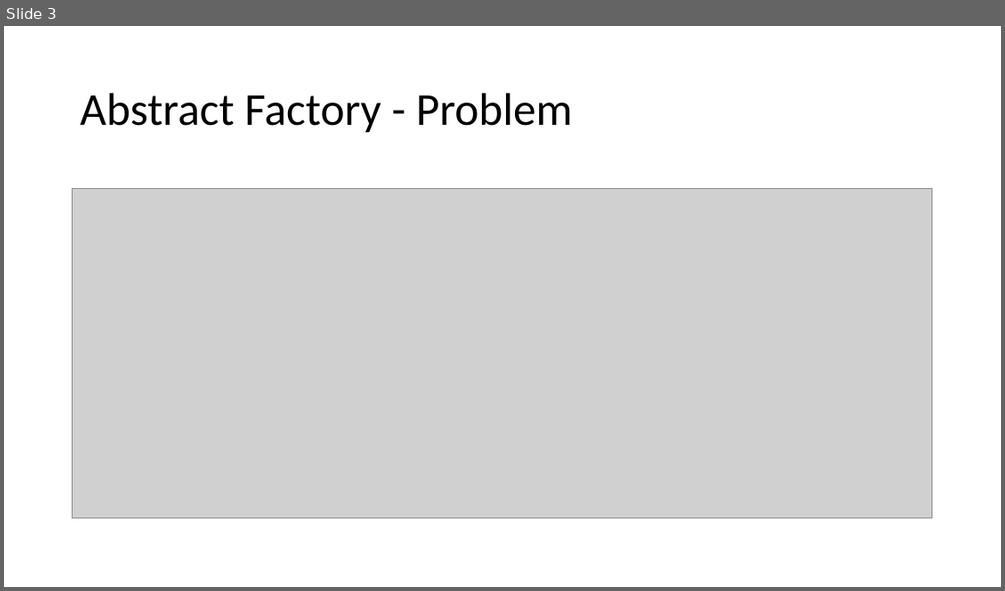
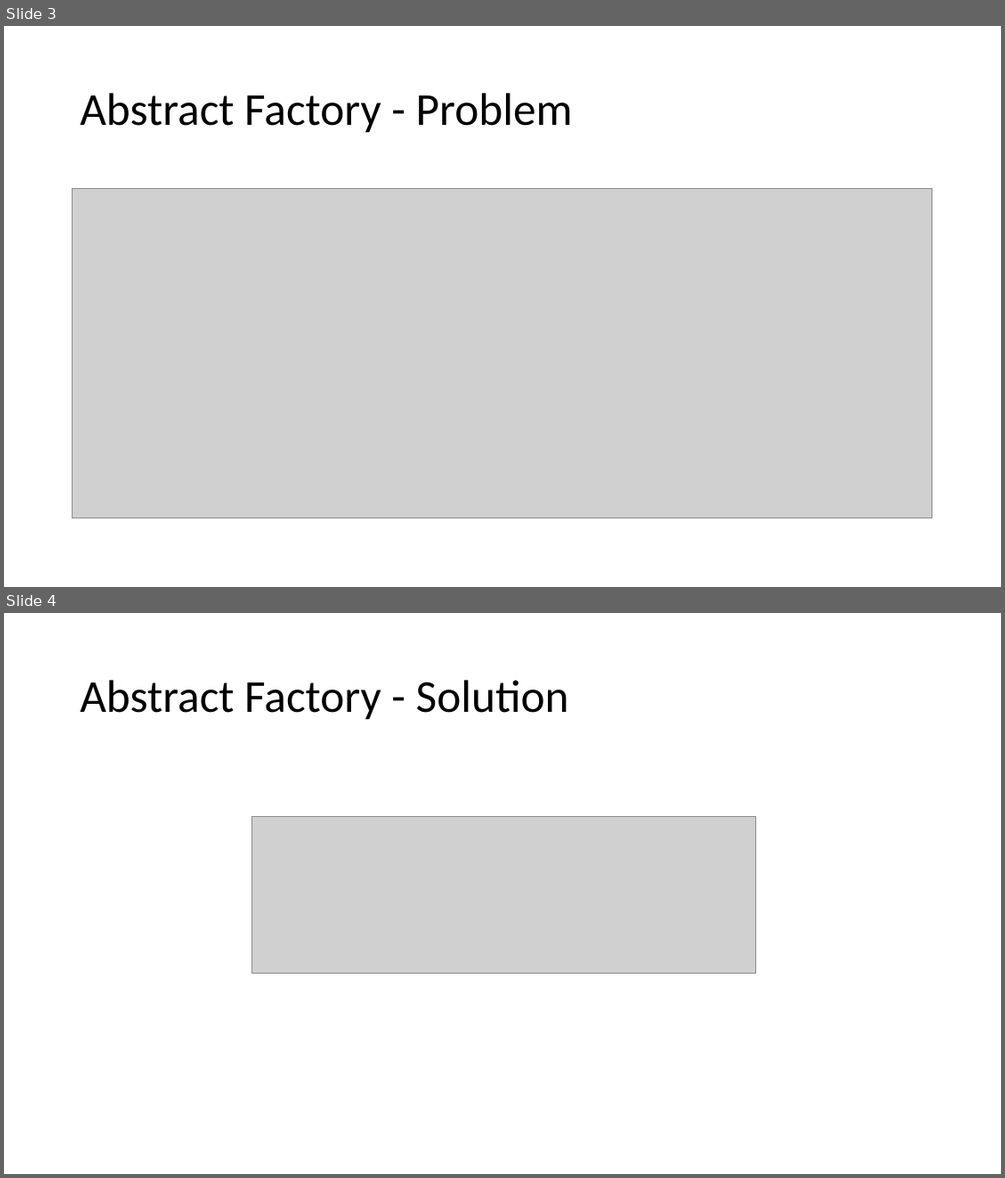
Before and after one commit to lzbair/OO-Paradigm, a slide deck: design-patterns/introduction.pptx. Shown one above the other, each under a label of ours: slide 3 before the commit, slides 3 and 4 after it. The pictures are 1005x591 and 1005x1178 pixels, drawn with LibreOffice and Linux fonts; fonts in the diff are those of the drawing; grey boxes stand for pictures. Boxes give left, top, right and bottom in pixels: in the first picture for what was removed or moved away, otherwise in the second. Text is boxed around its words. In the diff, an @@ line names an element or a change of style, - is before the commit and + after.

Commit message:
Factory Method

```diff
--- a/design-patterns/introduction.pptx
+++ b/design-patterns/introduction.pptx
@@ slide 4 added at (4, 613, 1001, 1174), background #FFFFFF @@
@@ text added at (80, 680, 569, 720), 44 pt, text #000000 @@
+Abstract Factory - Solution
@@ picture added at (251, 817, 755, 973) @@
```
Also in this commit, not shown: 6 other slides added, 20 other files.
